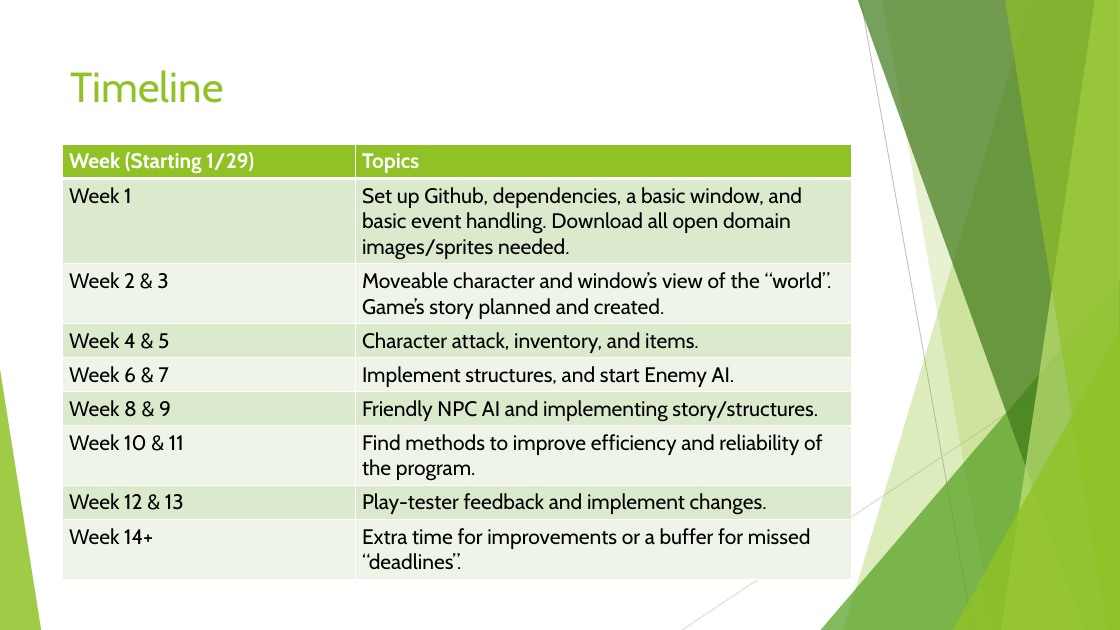
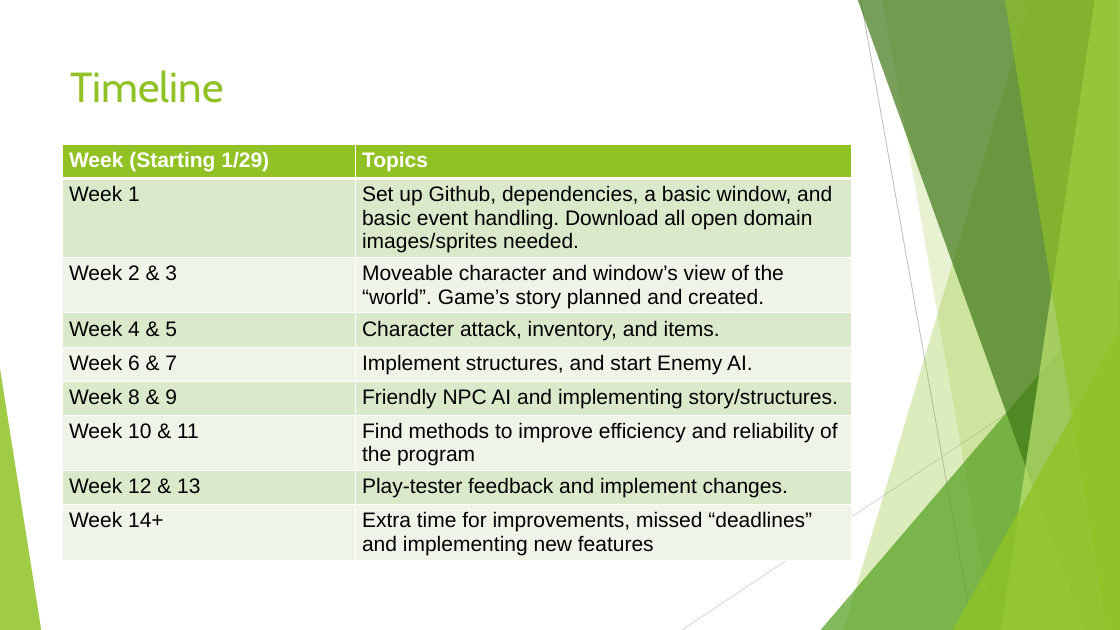
Before and after one commit to hanselrd/bubble-warrior-adventures, a slide deck: slide 7 of powerpoint/Bubble Warrior Adventures.pptx. Drawn at 1120x630 pixels with LibreOffice and Linux fonts; fonts in the diff are those of the drawing. Boxes give left, top, right and bottom in pixels: in the first picture for what was removed or moved away, otherwise in the second. Text is boxed around its words. In the diff, an @@ line names an element or a change of style, - is before the commit and + after.

```diff
--- a/powerpoint/Bubble Warrior Adventures.pptx
+++ b/powerpoint/Bubble Warrior Adventures.pptx
@@ table at bbox=[62, 145, 852, 559] @@
-row 7, column 2: Find methods to improve efficiency and reliability of the program.
+row 7, column 2: Find methods to improve efficiency and reliability of the program
-row 9, column 2: Extra time for improvements or a buffer for missed “deadlines”.
+row 9, column 2: Extra time for improvements, missed “deadlines” and implementing new features
@@ fill #DBE9CD to #DBE9CB in 8 cells @@
@@ fill #EEF4E8 to #EEF4E7 in 8 cells @@
@@ font Cabin to Arial in "Week (Starting 1/29)", "Topics", "Week 1", "Set up Github, dependencies, a basic window, ..." and 12 more places @@
@@ line (1120, 339) - (682, 630): stroke #D9D9D9 0.75 pt to #D8D8D8 0.75 pt @@
```
Also in this commit, not shown: 6 other slides changed.
